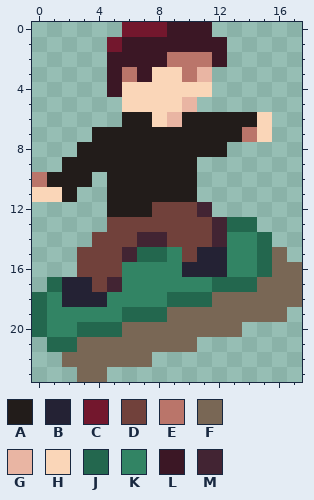
One commit to this pixel-art file: assets-src/player-up.aseprite. That is the earlier state.
18x24 pixels, 1 frame.
Palette (. is transparent): A #221c1a  B #242234  C #73172d  D #71413b  E #ba756a  F #796755  G #e9b5a3  H #fad6b8  J #23674e  K #328464  L #3b1725  M #422433
Once edited:
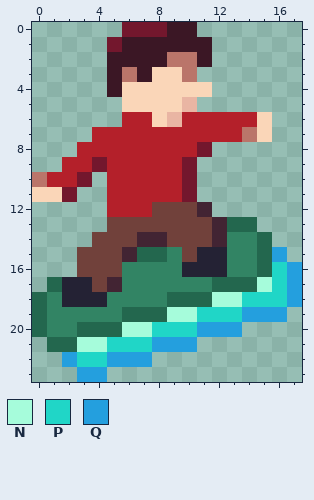
Colours new in this view: N #a6fcdb  P #20d6c7  Q #249fde
Log entry: Improve player sprite (t-shirt + glow)
Changes in this commit:
colour A: #221c1a -> #b4202a
Changed rows in their new state; - is a pixel that keeps its letter.
Layer "base":
first column x 11:
 0 .-
 1 -.
 2 L.
 3 .-
first column x 2:
 8 ---------C.
 9 --C-----C--
10 -C------C--
11 C-------C--
first column x 2:
15 --------------Q-
16 --------------PQ
17 -------------NPQ
18 ----------NNPPPQ
19 -------NNPPPQQQ-
20 ----NNPPPQQQ----
21 -NNPPPQQQ-------
22 QPPQQQ----------
23 -QQ-------------
Where, in picture pixels (left, top, right, bottom), the same in both pictures:
changed: (47, 22, 257, 217)
changed: (62, 247, 302, 382)
